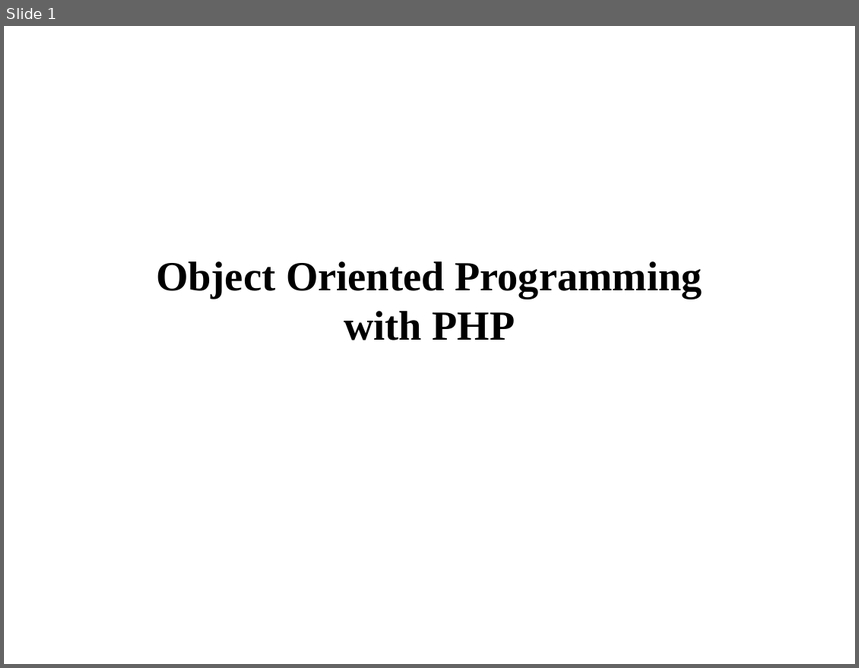
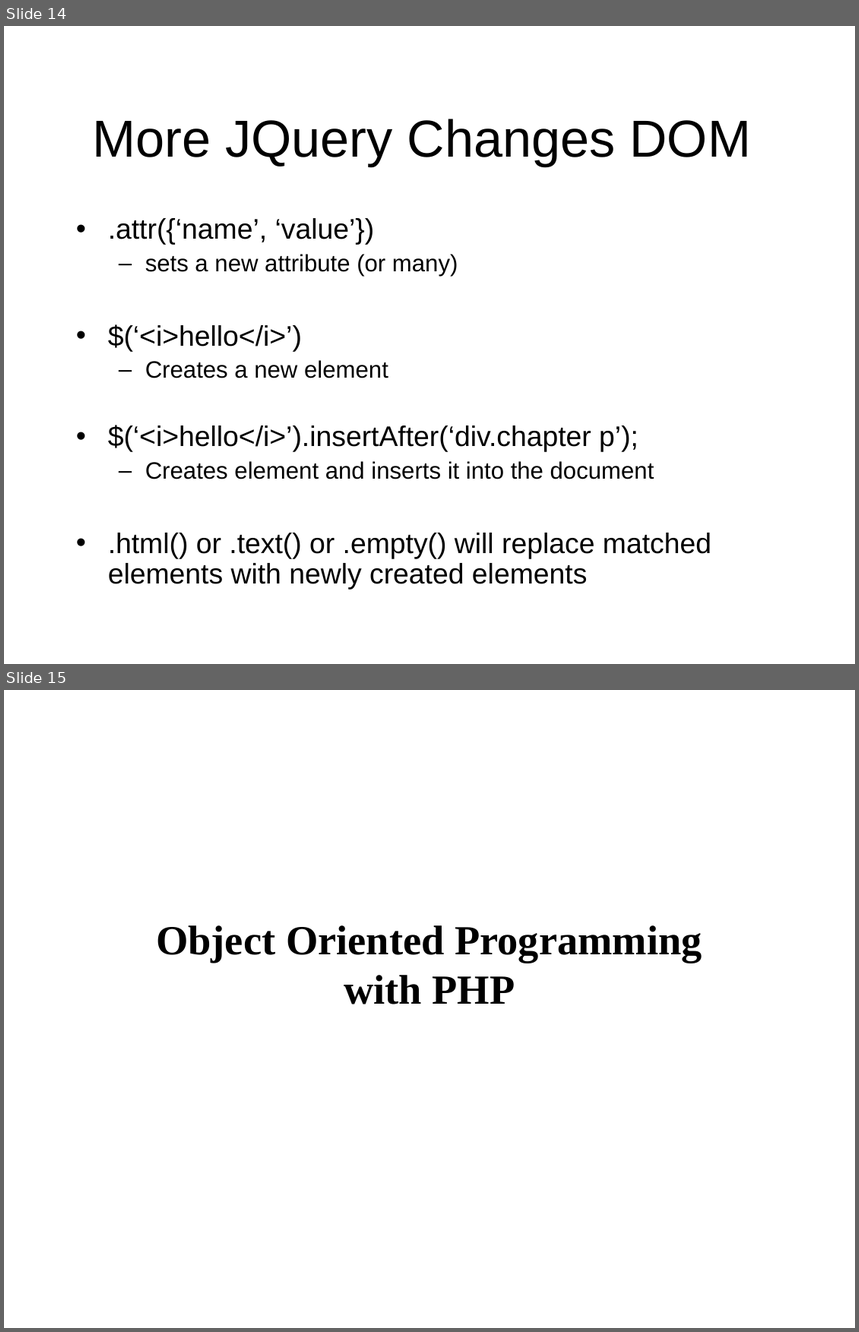
Before and after one commit to venerguevarra/php-workshop, a slide deck: presentation-deck/php.ppt. Shown one above the other, each under a label of ours: slide 1 before the commit, slides 14 and 15 after it. The pictures are 859x668 and 859x1332 pixels, drawn with LibreOffice and Linux fonts; fonts in the diff are those of the drawing. Boxes give left, top, right and bottom in pixels: in the first picture for what was removed or moved away, otherwise in the second. Text is boxed around its words. In the diff, an @@ line names an element or a change of style, - is before the commit and + after.

```diff
--- a/presentation-deck/php.ppt
+++ b/presentation-deck/php.ppt
@@ slide 14 added at <box>4,26,855,664</box>, background #FFFFFF @@
@@ text added at <box>92,119,752,166</box>, 44 pt, text #000000 @@
+More JQuery Changes DOM
@@ text added at <box>108,218,712,590</box>, 24 pt, text #000000 @@
+• .attr({‘name’, ‘value’})
+  – sets a new attribute (or many)
+• $(‘<i>hello</i>’)
+  – Creates a new element
+• $(‘<i>hello</i>’).insertAfter(‘div.chapter p’);
+  – Creates element and inserts it into the document
+• .html() or .text() or .empty() will replace matched elements with newly created elements
@@ what was slide 1 is now slide 15 @@
```
Also in this commit, not shown: 13 other slides added, 1 other file.
